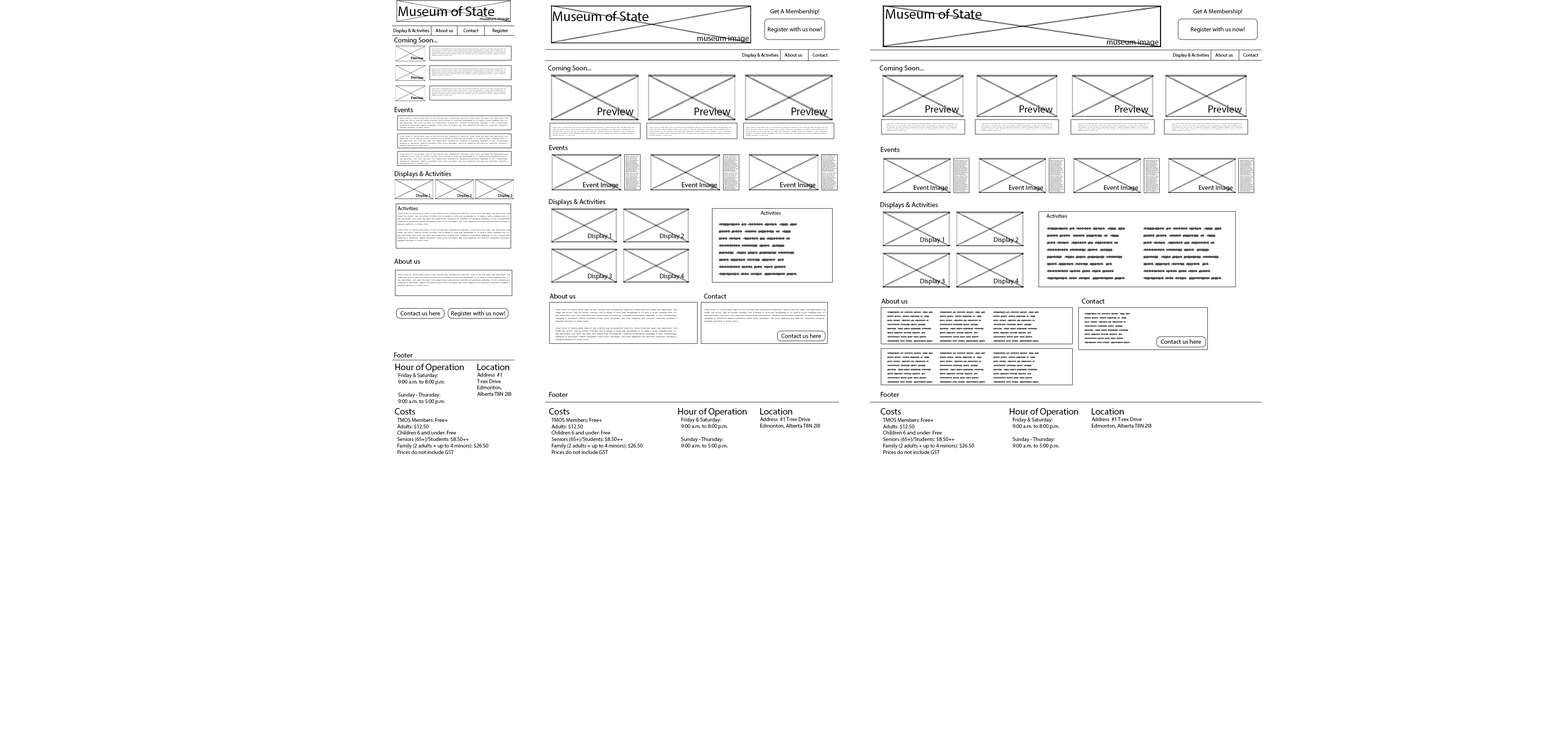
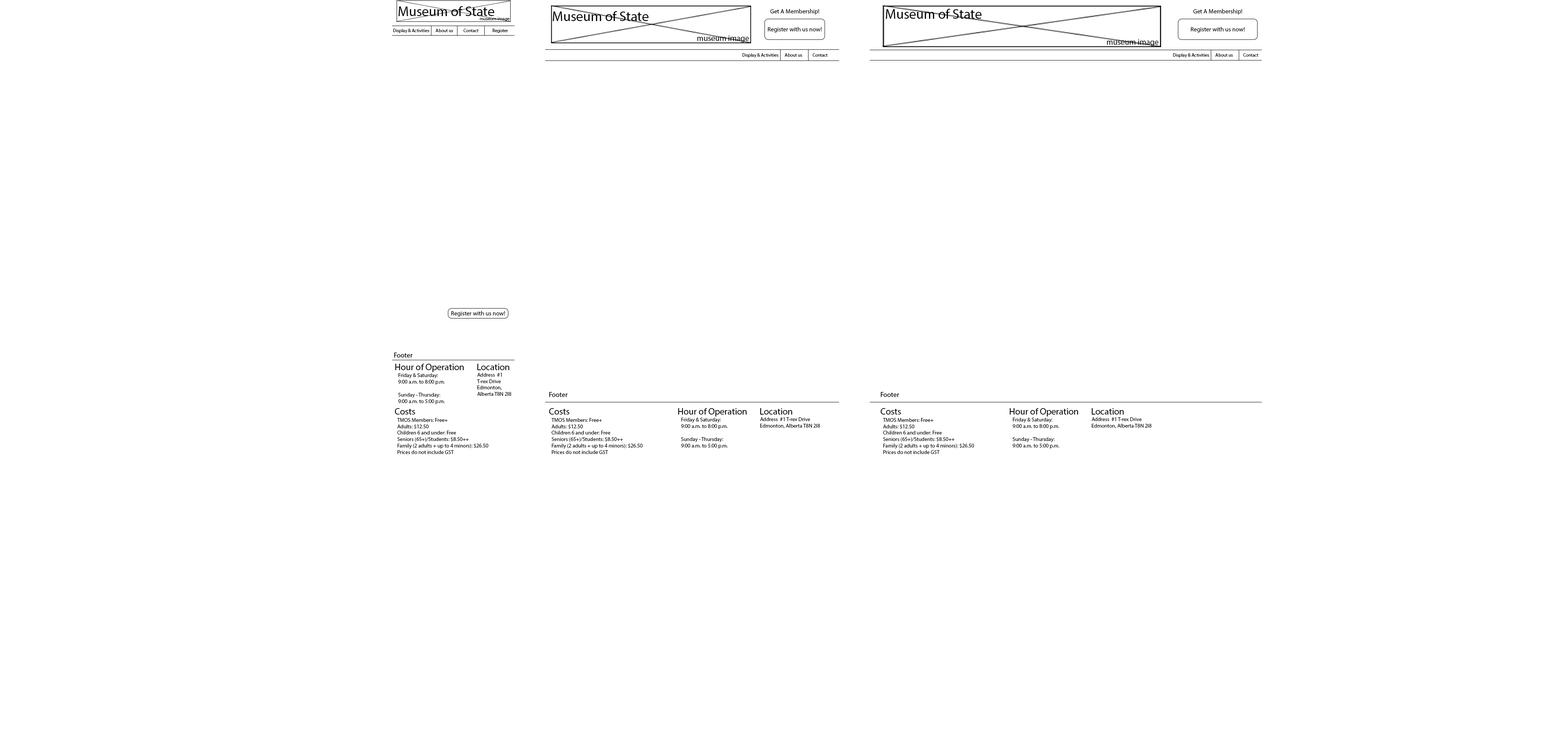
Layered file, before and after one edit (w=1568, h=735). Changes by layer:
removed layer "Rectangle 3 copy 3" from group "home-1024px" over [880, 348, 1073, 386]
removed layer "Layer 4 copy 2" from group "home-1024px" over [1143, 227, 1222, 280]
removed layer "Layer 4 copy" from group "home-1024px" over [1046, 227, 1126, 280]
removed layer "Rectangle 4 copy" from group "home-1024px" over [1038, 211, 1236, 288]
removed layer "Rectangle 3 copy 2" (1st of 2, in "home-1024px") from group "home-1024px" over [1078, 307, 1208, 350]
removed layer "Rectangle 3 copy 2" (2nd of 2, in "home-1024px") from group "home-1024px" over [880, 307, 1073, 345]
removed layer "Rectangle 1 copy 10" from group "home-1024px" over [1165, 74, 1247, 117]
removed layer "Rectangle 1 copy 8" (9th of 11, in "home-1024px") from group "home-1024px" over [1071, 74, 1154, 117]
removed layer "Layer 4" from group "home-768px" over [718, 222, 798, 276]
removed layer "Rectangle 4" (1st of 2, in "home-768px" › "Display & Activities copy") from group "Display & Activities copy" over [712, 208, 833, 283]
removed layer "Rectangle 3 copy" from group "About us copy" over [700, 302, 828, 344]
removed layer "Rectangle 3" (1st of 2, in "home-768px" › "About us copy") from group "About us copy" over [549, 302, 698, 344]
removed layer "Rectangle 1 copy" (4th of 9, in "home-768px" › "Coming-soon copy" › "Coming-soon-item copy 4") from group "Coming-soon-item copy 4" over [744, 74, 833, 121]
removed layer "Rectangle 1 copy" (5th of 9, in "home-768px" › "Coming-soon copy" › "Coming-soon-item copy 3") from group "Coming-soon-item copy 3" over [648, 74, 736, 121]
removed layer "Rectangle 1 copy" (6th of 9, in "home-768px" › "Coming-soon copy" › "Coming-soon-item") from group "Coming-soon-item" over [550, 74, 639, 121]
removed layer "Rectangle 4" (2nd of 2, in "home-320px" › "Display & Activities") from group "Display & Activities" over [395, 203, 512, 249]
…and 135 more changes (135 removed)
